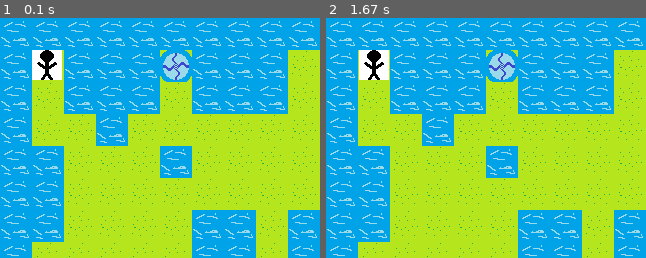
Above: before the commit, frames 1-2 (left to right).
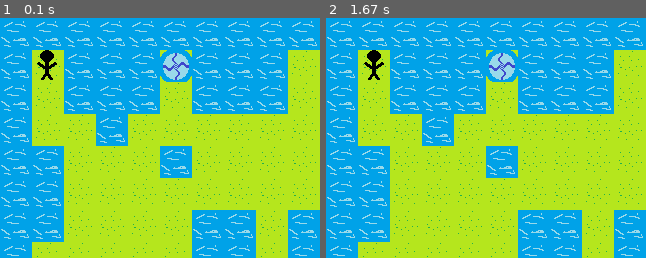
Above: after the commit, the same moments.

Repository: YahiroRyo/iot_game
Game: pygame game, started from main.py
Same seed, same stepped clock (60 frames per second), same inputs: the game is played once before the commit and once after it.
Inputs:
- Up to frame 1 (0.1 s): no input
- Up to frame 2 (1.67 s): hold Right 0.33-0.8 s; hold Up 0.83-1.13 s
The pictures show only the part of the screen within x 0-50%, y 0-50%; the shares and areas given below are measured in that part.

The runs differ from the first frame. In frame 1, 0.8% of the frame differs, in the area x 10-20%, y 13-26%; in frame 2, 0.8%.

Commit message:
playerのload_imgに-1の引数を追加

Diff:
--- a/scene.py
+++ b/scene.py
@@ -20,7 +20,6 @@
             colorkey = img.get_at((0, 0))
         img.set_colorkey(colorkey, RLEACCEL)
     return img
-
 
 class Scene:
     map: Map
@@ -47,7 +46,7 @@
         pygame.init()
         pygame.display.set_caption(self._win_title)
         screen = pygame.display.set_mode(SCR_RECT.size)
-        player = Player(load_img("imgs/man.png"))
+        player = Player(load_img("imgs/man.png", -1))
         Map.imgs[0] = load_img("imgs/grass.png")
         Map.imgs[1] = load_img("imgs/water.png")
         Map.imgs[2] = load_img("imgs/wall.png")
